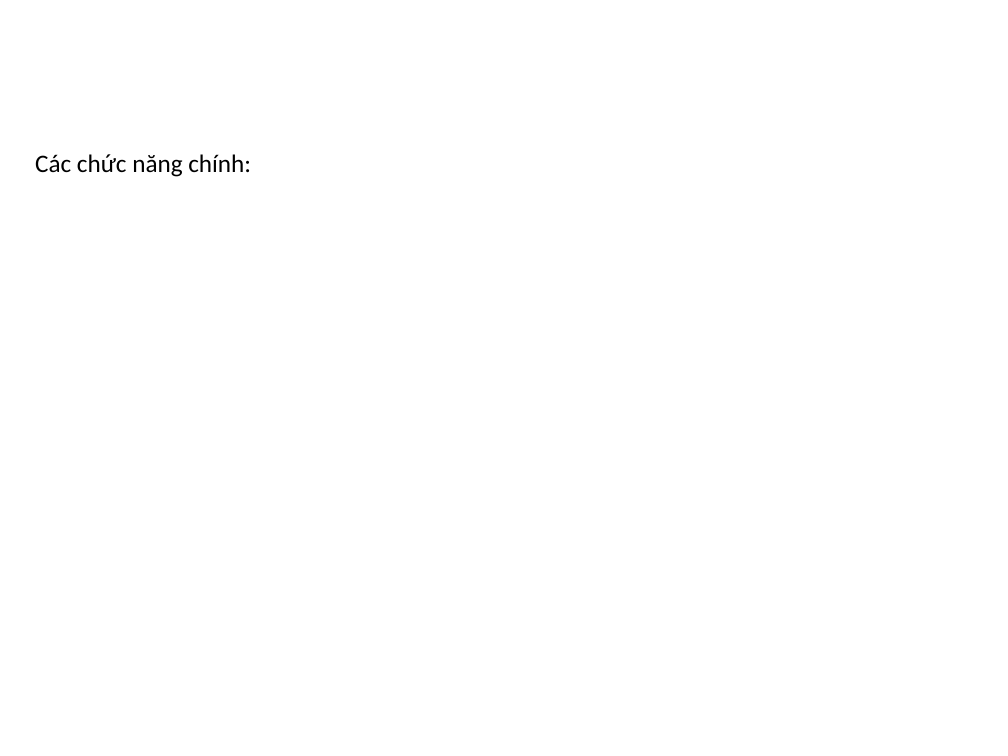
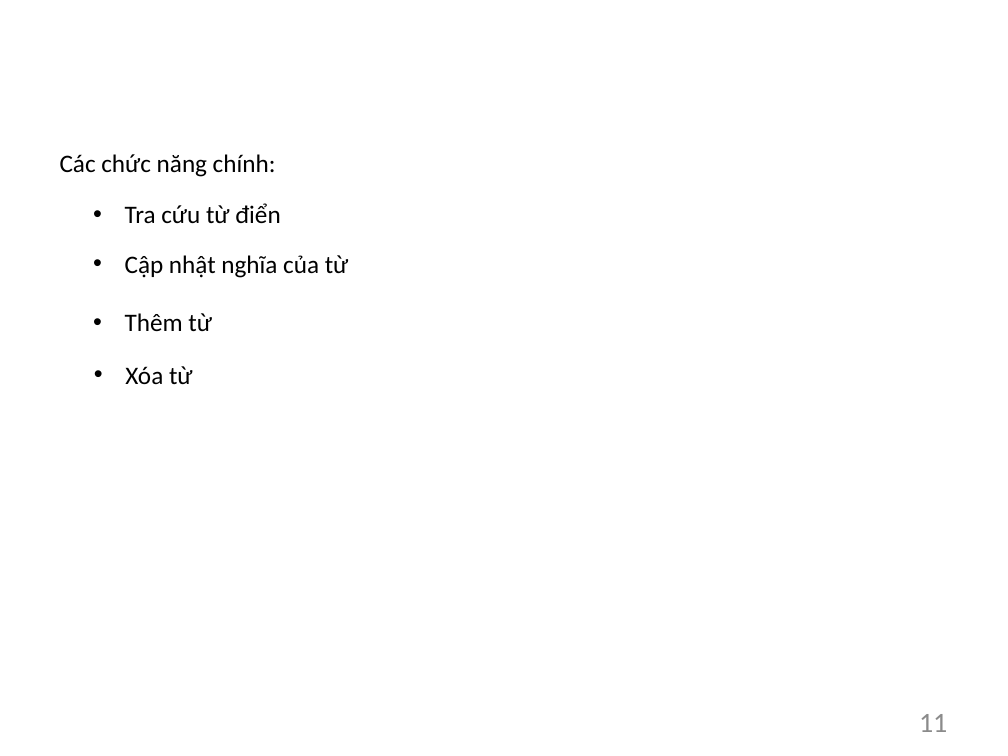
Before and after one commit to TrinhVanHieu/DoAn2018_EVDict, a slide deck: slide 11 of BaoCaoEVDict/Slide/BaoCao.pptx. Drawn at 1008x756 pixels with LibreOffice and Linux fonts; fonts in the diff are those of the drawing; background and template pictures are left out. Boxes give left, top, right and bottom in pixels: in the first picture for what was removed or moved away, otherwise in the second. Text is boxed around its words. In the diff, an @@ line names an element or a change of style, - is before the commit and + after.

```diff
--- a/BaoCaoEVDict/Slide/BaoCao.pptx
+++ b/BaoCaoEVDict/Slide/BaoCao.pptx
@@ text "Các chức năng chính:": place and size @@
-text "Các chức năng chính:" at bbox=[35, 154, 251, 177]
+text "Các chức năng chính:" at bbox=[60, 154, 276, 177]
@@ text added at bbox=[125, 203, 280, 224], 18 pt, text #000000 @@
+• Tra cứu từ điển
@@ text added at bbox=[125, 255, 349, 278], 18 pt, text #000000 @@
+• Cập nhật nghĩa của từ
@@ text added at bbox=[125, 313, 212, 331], 18 pt, text #000000 @@
+• Thêm từ
@@ text added at bbox=[125, 366, 193, 385], 18 pt, text #000000 @@
+• Xóa từ
@@ page number added at bbox=[919, 714, 947, 732], 20 pt, text #8C8C8C @@
+11
```
Also in this commit, not shown: 20 other slides changed, 10 slides added, 1 slide removed, 19 other files.
